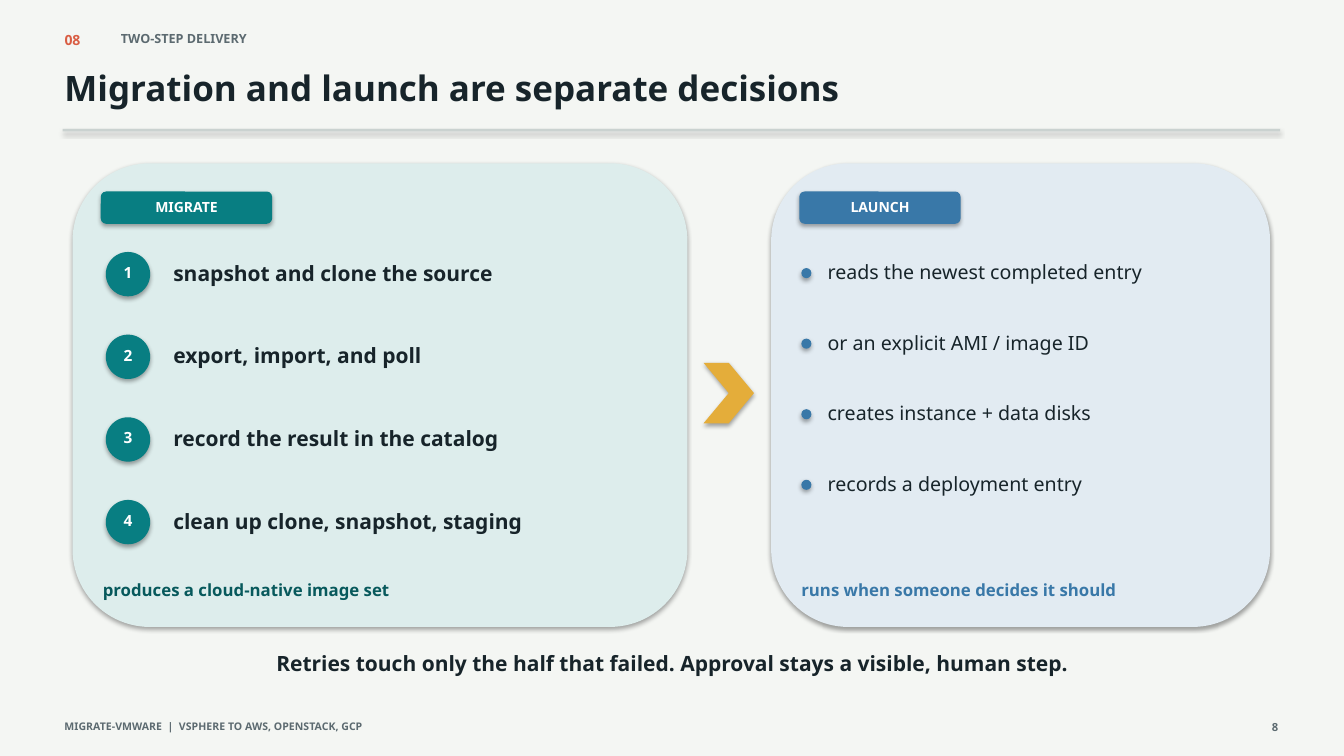
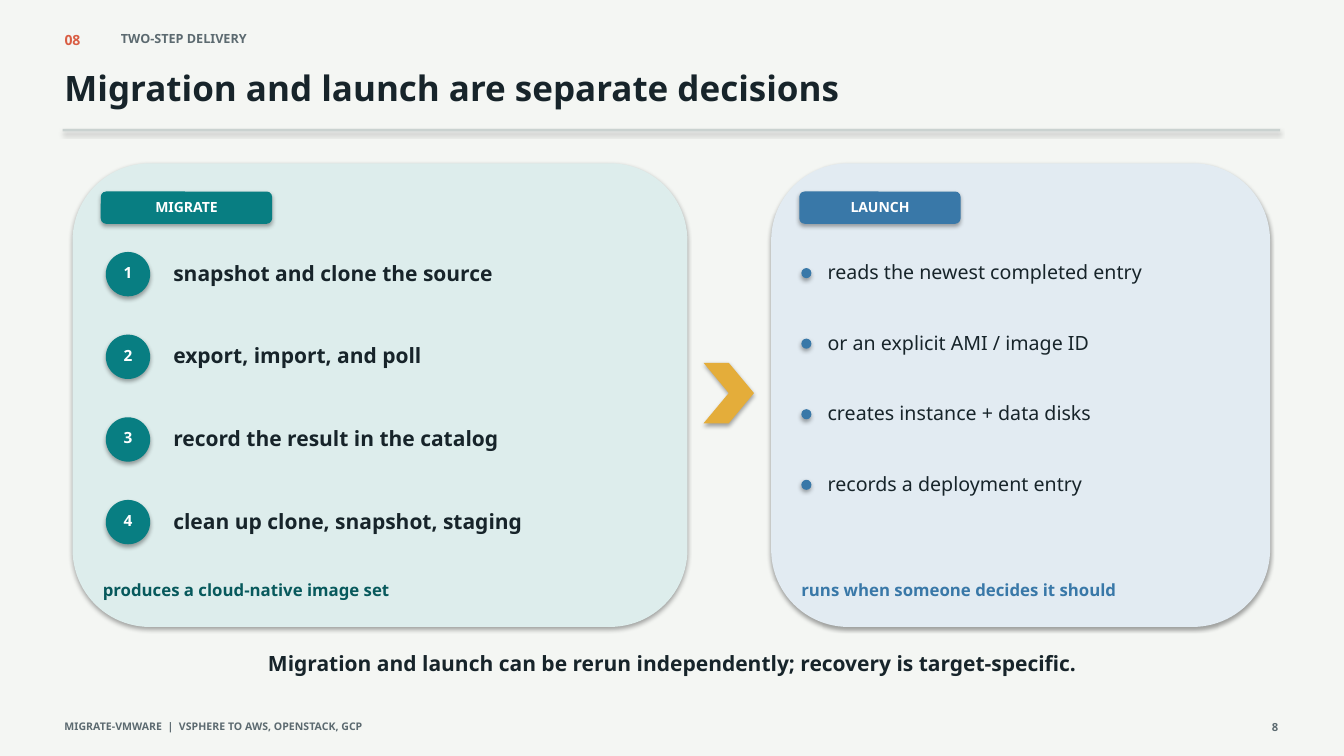
Before and after one commit to jjbailey/migrate-vmware, a slide deck: slide 8 of doc/migrate_vmware_presentation.pptx. Drawn at 1344x756 pixels with LibreOffice and Linux fonts; fonts in the diff are those of the drawing. Boxes give left, top, right and bottom in pixels: in the first picture for what was removed or moved away, otherwise in the second. Text is boxed around its words. In the diff, an @@ line names an element or a change of style, - is before the commit and + after.

```diff
--- a/doc/migrate_vmware_presentation.pptx
+++ b/doc/migrate_vmware_presentation.pptx
@@ text at bbox=[268, 655, 1076, 676]: text changed @@
-Retries touch only the half that failed. Approval stays a visible, human step.
+Migration and launch can be rerun independently; recovery is target-specific.
```
Also in this commit, not shown: 6 other slides changed, 1 other file.
